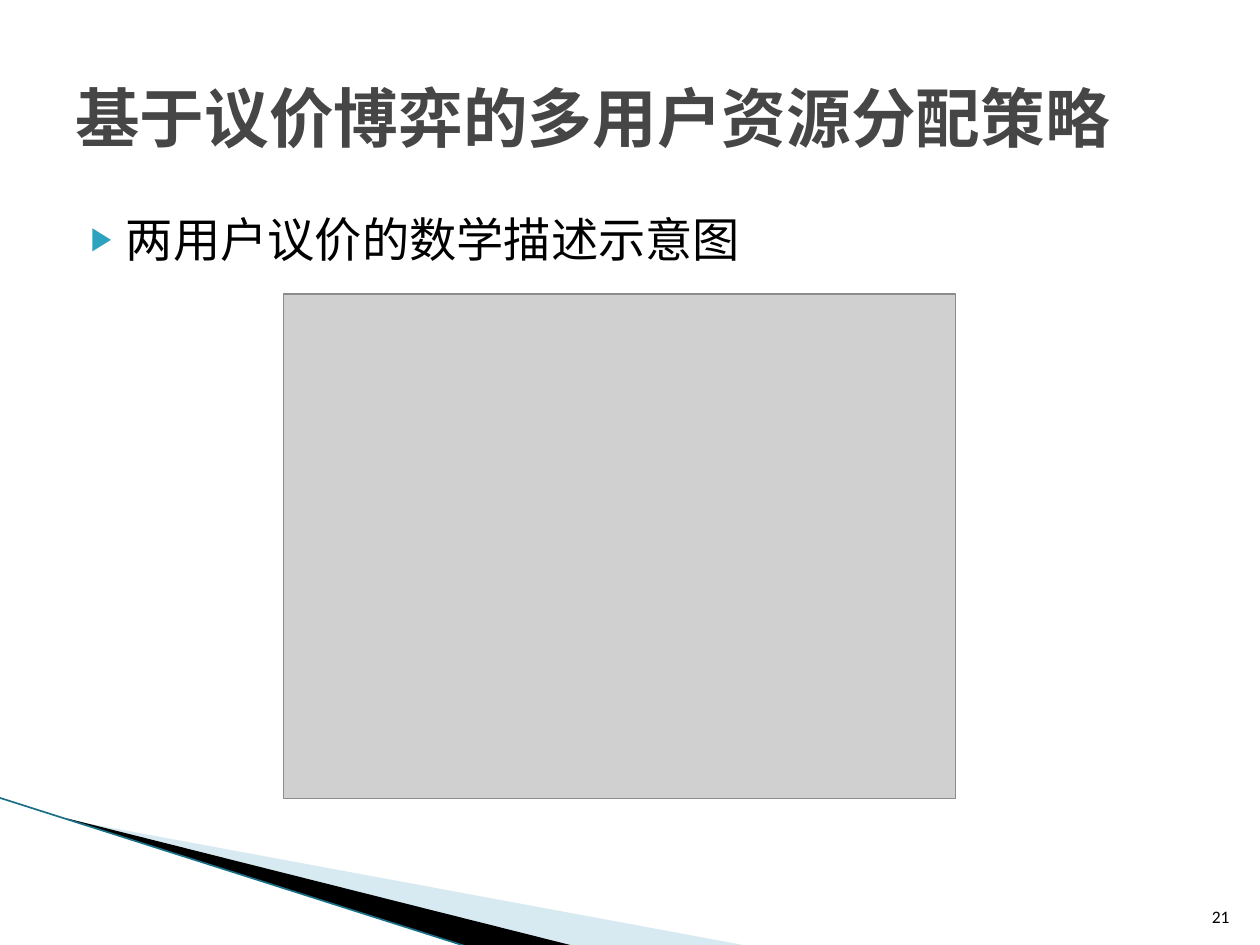
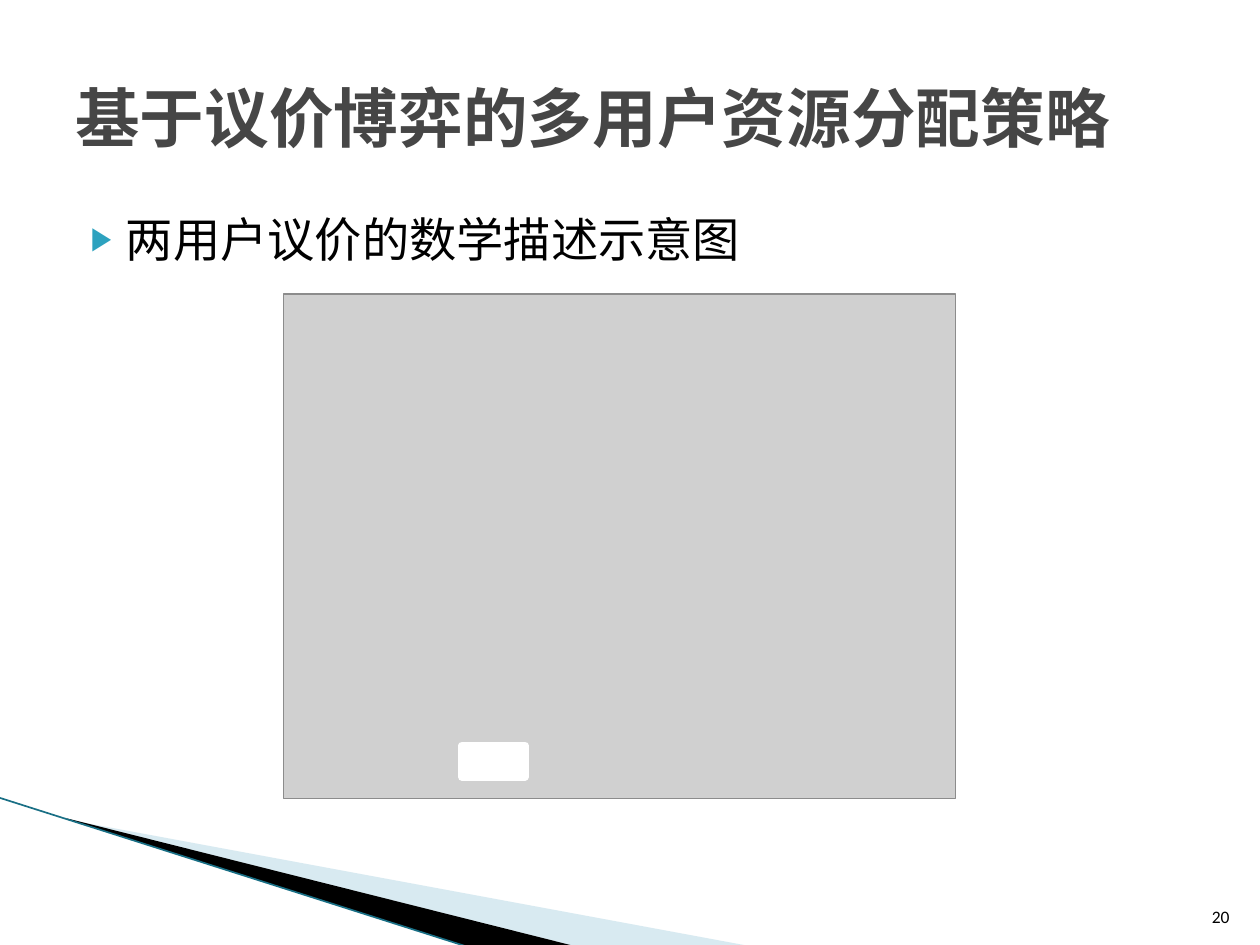
Before and after one commit to ZhiweiYAN/yzw_thesis, a slide deck: slide 20 of defense_phd.pptx (slide 21 before the commit). Drawn at 1260x945 pixels with LibreOffice and Linux fonts; fonts in the diff are those of the drawing; grey boxes stand for pictures; background and template pictures are left out. Boxes give left, top, right and bottom in pixels: in the first picture for what was removed or moved away, otherwise in the second. Text is boxed around its words. In the diff, an @@ line names an element or a change of style, - is before the commit and + after.

```diff
--- a/defense_phd.pptx
+++ b/defense_phd.pptx
@@ rectangle added at [462, 746, 525, 777], fill #FFFFFF, outline #FFFFFF 4.33 pt @@
@@ page number at [1212, 911, 1230, 923]: text changed @@
-21
+20
```
Also in this commit, not shown: 14 other slides changed, 2 other files.
